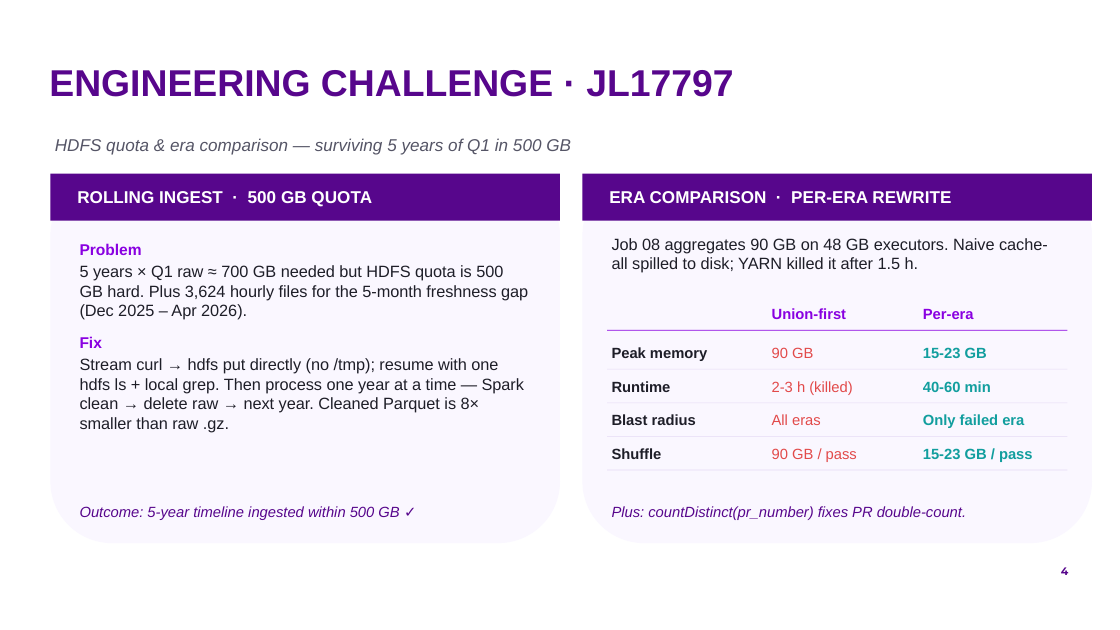
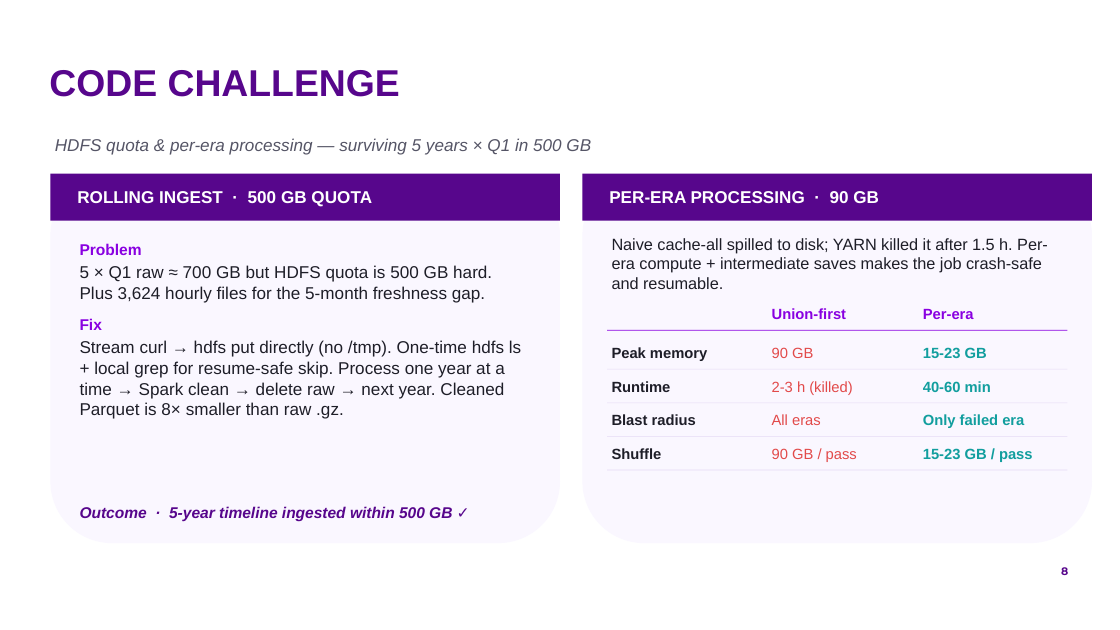
Before and after one commit to by2566-hash/OSS_Pulse, a slide deck: slide 8 of report/presentation/group9_oss_pulse.pptx (slide 4 before the commit). Drawn at 1120x630 pixels with LibreOffice and Linux fonts; fonts in the diff are those of the drawing; background and template pictures are left out. Boxes give left, top, right and bottom in pixels: in the first picture for what was removed or moved away, otherwise in the second. Text is boxed around its words. In the diff, an @@ line names an element or a change of style, - is before the commit and + after.

Commit message:
feat: update ppt

```diff
--- a/report/presentation/group9_oss_pulse.pptx
+++ b/report/presentation/group9_oss_pulse.pptx
@@ title at (x1=49, y1=70, x2=400, y2=97): text changed @@
-ENGINEERING CHALLENGE · JL17797
+CODE CHALLENGE
@@ text at (x1=55, y1=138, x2=591, y2=155): text changed @@
-HDFS quota & era comparison — surviving 5 years of Q1 in 500 GB
+HDFS quota & per-era processing — surviving 5 years × Q1 in 500 GB
@@ text at (x1=609, y1=191, x2=879, y2=203): text changed @@
-ERA COMPARISON · PER-ERA REWRITE
+PER-ERA PROCESSING · 90 GB
@@ text at (x1=612, y1=238, x2=1048, y2=289): text changed @@
-Job 08 aggregates 90 GB on 48 GB executors. Naive cache-all spilled to disk; YARN killed it after 1.5 h.
+Naive cache-all spilled to disk; YARN killed it after 1.5 h. Per-era compute + intermediate saves makes the job crash-safe and resumable.
@@ text at (x1=80, y1=265, x2=492, y2=303): text changed; size 10.5 to 11 pt @@
-5 years × Q1 raw ≈ 700 GB needed but HDFS quota is 500 GB hard. Plus 3,624 hourly files for the 5-month freshness gap (Dec 2025 – Apr 2026).
+5 × Q1 raw ≈ 700 GB but HDFS quota is 500 GB hard. Plus 3,624 hourly files for the 5-month freshness gap.
@@ text at (x1=80, y1=340, x2=521, y2=419): text changed; size 10.5 to 11 pt @@
-Stream curl → hdfs put directly (no /tmp); resume with one hdfs ls + local grep. Then process one year at a time — Spark clean → delete raw → next year. Cleaned Parquet is 8× smaller than raw .gz.
+Stream curl → hdfs put directly (no /tmp). One-time hdfs ls + local grep for resume-safe skip. Process one year at a time → Spark clean → delete raw → next year. Cleaned Parquet is 8× smaller than raw .gz.
@@ text at (x1=80, y1=506, x2=452, y2=521): text changed; size 9.5 to 10 pt; bold on @@
-Outcome: 5-year timeline ingested within 500 GB ✓
+Outcome · 5-year timeline ingested within 500 GB ✓
@@ text removed at (x1=612, y1=506, x2=966, y2=520) @@
-Plus: countDistinct(pr_number) fixes PR double-count.
@@ page number at (x1=1061, y1=567, x2=1068, y2=575): text changed @@
-4
+8
```
Also in this commit, not shown: 2 other slides changed, 13 slides added, 12 slides removed, 2 other files.
